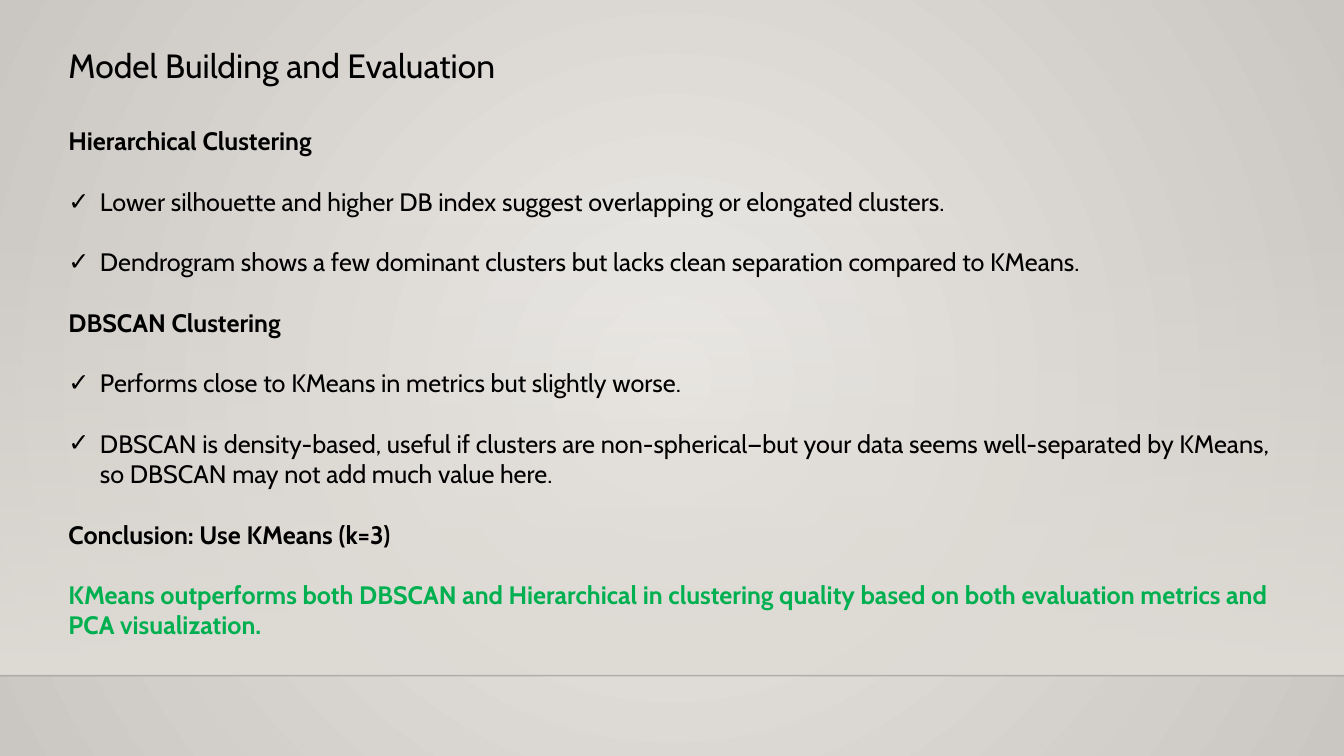
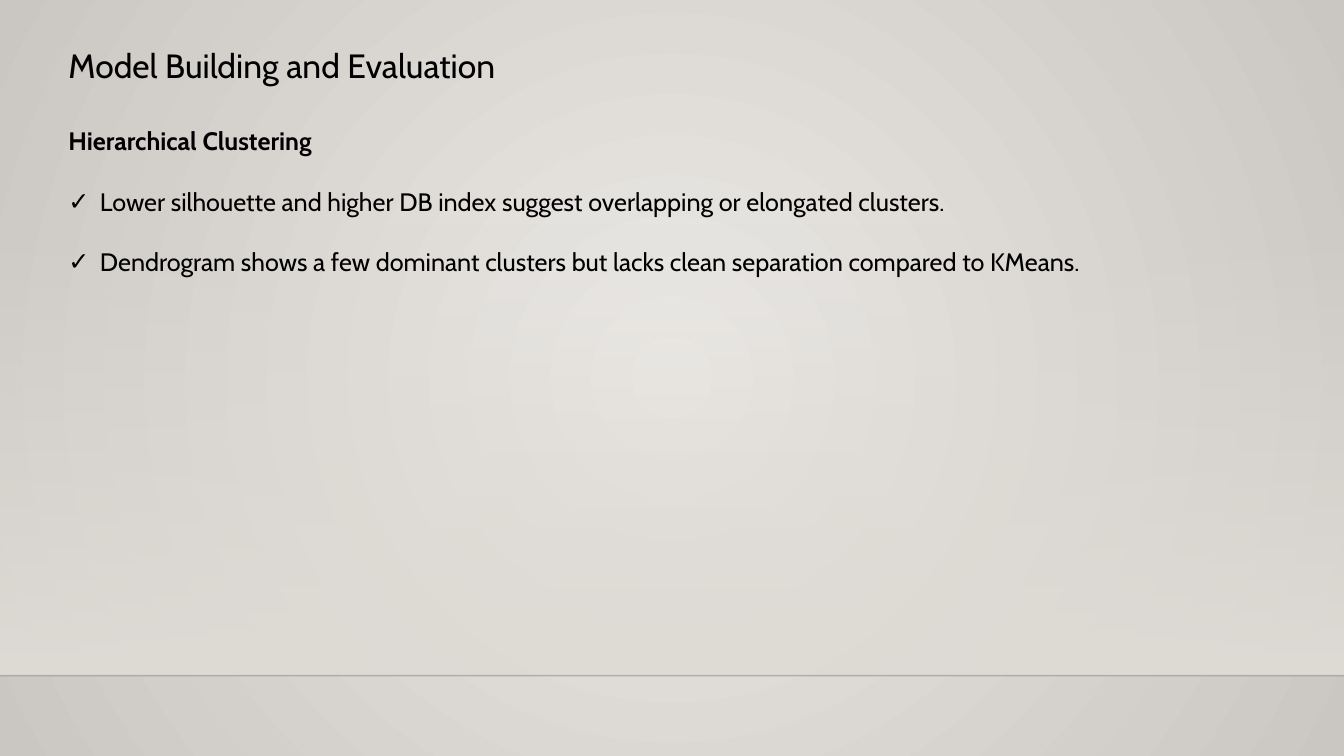
Before and after one commit to SindhujaJayaprakash/Netflix_MoviesTVShows_Clustering_ML, a slide deck: slide 14 of Netflix Movies and TV SHOWS Clustering.pptx. Drawn at 1344x756 pixels with LibreOffice and Linux fonts; fonts in the diff are those of the drawing; background and template pictures are left out. Boxes give left, top, right and bottom in pixels: in the first picture for what was removed or moved away, otherwise in the second. Text is boxed around its words. In the diff, an @@ line names an element or a change of style, - is before the commit and + after.

```diff
--- a/Netflix Movies and TV SHOWS Clustering.pptx
+++ b/Netflix Movies and TV SHOWS Clustering.pptx
@@ text at box(68, 313, 1269, 635): paragraphs removed @@
-DBSCAN Clustering
-✓ Performs close to KMeans in metrics but slightly worse.
-✓ DBSCAN is density-based, useful if clusters are non-spherical—but your data seems well-separated by KMeans, so DBSCAN may not add much value here.
-Conclusion: Use KMeans (k=3)
-KMeans outperforms both DBSCAN and Hierarchical in clustering quality based on both evaluation metrics and PCA visualization.
```
Also in this commit, not shown: 2 other slides changed, 3 slides added, 1 other file.
